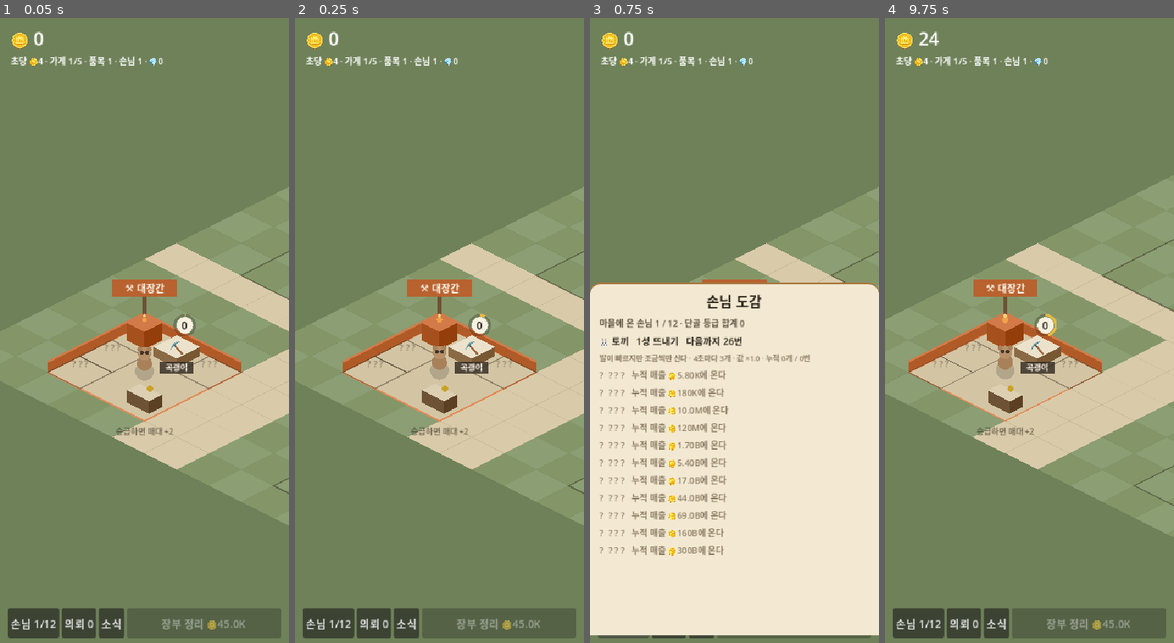
Above: before the commit, frames 1-4 (left to right).
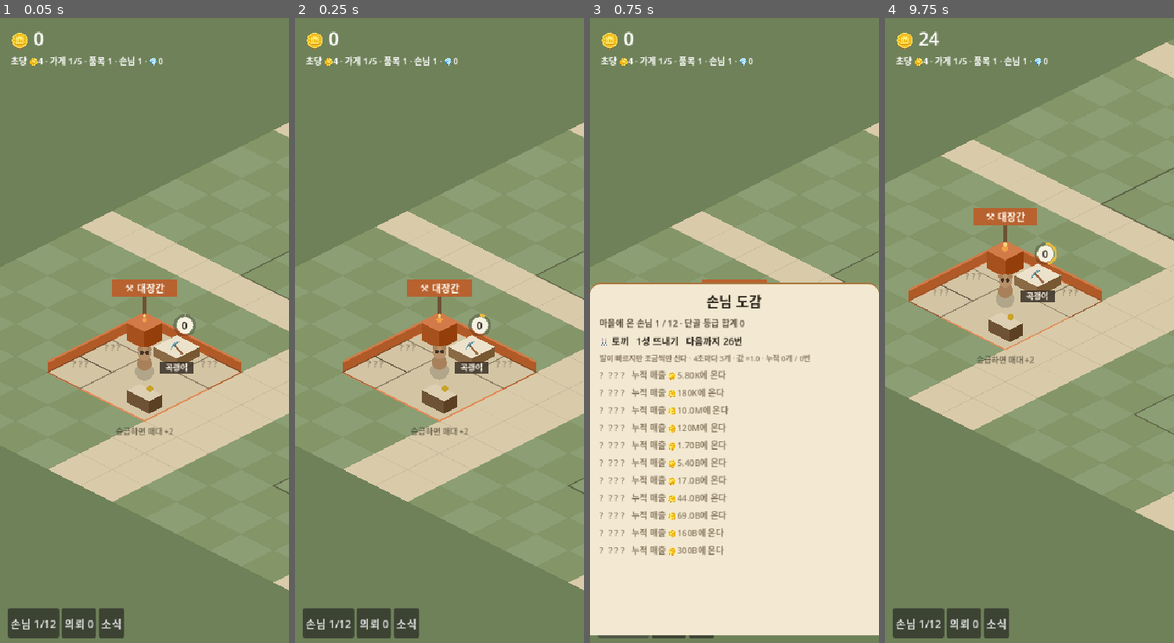
Above: after the commit, the same moments.

Repository: nonexpertchassi-creator/raccoon-hollow
Game: Godot game, scene res://main.tscn
The game is run twice, just before and just after one commit, with the same random seed, the same clock (stepped at 60 frames per second) and the same inputs.
Inputs (mouse positions are in pixels of both pictures, inside the frame that each line leads up to):
- Up to frame 1 (0.05 s): no input
- Up to frame 2 (0.25 s): no input
- Up to frame 3 (0.75 s): click "손님 1/12" at 0.5 s
- Up to frame 4 (9.75 s): click "의뢰 0" at 1.25 s; click "소식" at 2 s; click "손님 1/12" at 2.75 s; click "의뢰 0" at 3.5 s; click "소식" at 4.25 s; click "손님 1/12" at 5 s; click "의뢰 0" at 5.75 s; click "소식" at 6.5 s; tap Enter at 7.25, 8.75 s; move the mouse to (1093, 299) at 7.27 s; click (1093, 299) at 7.42 s; tap Space at 8 s; drag from (971, 361) to (1015, 455) at 8.02 s; move the mouse to (1058, 193) at 8.77 s; click (1058, 193) at 8.92 s; drag from (1015, 455) to (942, 236) at 9.52 s

The runs differ from the first frame. In frame 1, 14% of the frame differs, in the area x 0-100%, y 16-100%; in frame 2, 14%; in frame 3, 4.9%; in frame 4, 37%, in the area x 0-100%, y 3-100%.

Commit message:
시험이 내 저장본을 물려받고 있었다 · 유저 지적 일곱
제일 큰 것부터. 누르기 시험이 "매대를 눌렀는데 안 오른다"로 실패했는데
고장이 아니라 이미 만렙이었다 — 저장이 들어온 뒤로 시험 장면이 main을
얹어 쓰면서 user://save.dat을 같이 읽고 있었다. 스크린샷 찍느라 30분짜리를
돌린 것이 저장됐고, 그 뒤로 시험은 남의 판 위에서 돌고 있었다.
이제 main은 자기가 주인공일 때만 저장본을 읽고 쓴다. 씨앗도 못 박았다
(쥐가 매대 앞에 서 있으면 누름이 그리로 먹혀서 날마다 결과가 달랐다).

화살표가 반만 먹던 것도 원인이 같은 종류였다. 창을 0.3초마다 다시 그리는데
누름과 뗌 사이에 그러면 단추가 사라진다 — Godot은 누른 단추와 뗀 단추가
같아야 눌린 것으로 친다. 뗀 자리가 빈 곳이 되면 그 누름이 지도로 흘러가
창이 닫혔다(유저가 본 그것). 손가락이 닿아 있는 동안은 다시 안 그린다.
레벨업은 '눌렸다' 대신 '누르기 시작했다'에 걸었다.

장부 정리를 뺐다. 꾹 누르기와 '최대' 단추가 생겨 자동 강화가 덜어 주던
수고가 이미 사라졌다. 8시간 셋: 중앙값 1.13T → 1.29T로 오히려 높다.
sim에서 도려내지는 않았다 — 답안지가 깨지고 옛 저장본도 못 읽는다.
살 길만 없앴다.

직원 값 12% → 6%. 기다림을 79%에서 0.7%로 지우는 가장 확실한 한 방을
비싸게 두면, 그 구간 내내 벌 받는 쪽은 사는 사람이다. 중앙값은 그대로인데
손님 열둘이 다 오는 시각이 6:31~6:33으로 모였다(전 6:34~6:45).

마을 밖 두 칸을 더 깔고 카메라도 거기까지 민다. 딱 끝에서 막으면 구석
가게는 영영 화면 구석이다. 창이 열렸으면 그 높이만큼 더 내려간다.

손님이 드나드는 목을 열둘로 늘렸다. 주사위는 화면 전용이다 — sim의
주사위를 굴리면 대조가 그 자리에서 어긋난다.

Co-Authored-By: Claude Opus 5 <noreply@anthropic.com>

Diff:
--- a/godot/main.gd
+++ b/godot/main.gd
@@ -14,7 +14,6 @@
 var panel: ShopPanel
 var sfx: Sfx
 var _layer: CanvasLayer
-var _autobtn: Button
 var _guestbtn: Button
 var _questbtn: Button
 var _newsbtn: Button
@@ -42,6 +41,13 @@
 ## "잠깐 두고 나중에 본다"가 아예 성립하지 않는다.
 const SAVE_PATH := "user://save.dat"
 var _save_acc: float = 0.0
+## 내가 이 판의 주인공인가. 시험 장면(shot·taptest) 안에 얹혀 있을 때는 거짓이다.
+##
+## ★ 이걸 안 가르면 **시험이 남의 저장본을 물려받는다.** 실제로 그랬다 —
+##   30분짜리 스크린샷을 몇 번 찍었더니 저장본이 쌓였고, 그다음부터 누르기
+##   시험이 "매대를 눌렀는데 안 오른다"로 실패했다. 고장이 아니라 이미
+##   만렙이었던 것이다. 시험은 늘 **빈손으로 시작**해야 한다.
+var _standalone: bool = false
 var _away: Variant = null       # 다녀온 동안 번 것 (있으면 창을 띄운다)
 
 func _load() -> Variant:
@@ -81,14 +87,15 @@
 func _notification(what: int) -> void:
 	# 창을 닫거나 화면을 벗어날 때 마지막으로 한 번 더 담는다
 	if what == NOTIFICATION_WM_CLOSE_REQUEST or what == NOTIFICATION_APPLICATION_PAUSED:
-		if sim != null:
+		if sim != null and _standalone:
 			_save()
 
 func _ready() -> void:
 	RenderingServer.set_default_clear_color(Color("6f8159"))
 	sim = Sim.new()
 	rng = Rng.new(int(Time.get_unix_time_from_system()))
-	_away = _load()
+	_standalone = get_parent() == get_tree().root
+	_away = _load() if _standalone else null
 
 	village = Village.new()
 	village.setup(sim)
@@ -133,10 +140,6 @@
 	_newsbtn.text = "소식"
 	_newsbtn.pressed.connect(func(): panel.open_kind("ledger"))
 	bar.add_child(_newsbtn)
-	_autobtn = Button.new()
-	_autobtn.size_flags_horizontal = Control.SIZE_EXPAND_FILL
-	_autobtn.pressed.connect(func(): sim.buy_auto())
-	bar.add_child(_autobtn)
 
 	sfx = Sfx.new()
 	add_child(sfx)
@@ -217,7 +220,7 @@
 	step(delta)
 	village.cam_center = cam.position
 	_save_acc += delta
-	if _save_acc > 5.0:
+	if _standalone and _save_acc > 5.0:
 		_save_acc = 0.0
 		_save()
 
@@ -235,10 +238,6 @@
 		sim.items.size(), sim.guests.size(), int(sim.gems)]
 	_guestbtn.text = "손님 %d/%d" % [sim.guests.size(), Content.GUESTS.size()]
 	_questbtn.text = "의뢰 %d" % sim.quests.size()
-	_autobtn.visible = not sim.auto
-	if not sim.auto:
-		_autobtn.text = "장부 정리 🪙" + Num.fmt(Content.AUTO_COST)
-		_autobtn.disabled = sim.money < Content.AUTO_COST
 	var lines: Array[String] = []
 	for i in range(min(3, sim.events.size())):
 		lines.append("· " + String(sim.events[i].msg))
@@ -408,10 +407,15 @@
 			return
 	panel.close()
 
+## 마을 밖으로는 못 나간다 — 끝없는 초록 벌판이 나오면 길을 잃는다.
+## 다만 **가장자리 두 칸(Iso.EDGE)까지는 넘어갈 수 있다.** 딱 마을 끝에서
+## 막으면 구석 가게는 영영 화면 구석에 붙어 있는다. 창이 열려 있으면
+## 그 높이만큼 더 내려갈 수 있다 — 안 그러면 창 뒤에 깔린 가게를 못 끌어올린다.
 func _clamp_cam() -> void:
 	var lo := Vector2(INF, INF)
 	var hi := Vector2(-INF, -INF)
-	for t in [Vector2i(0, 0), Vector2i(Iso.GW, 0), Vector2i(0, Iso.GH), Vector2i(Iso.GW, Iso.GH)]:
+	for t in [Vector2i(-Iso.EDGE, -Iso.EDGE), Vector2i(Iso.GW + Iso.EDGE, -Iso.EDGE),
+			Vector2i(-Iso.EDGE, Iso.GH + Iso.EDGE), Vector2i(Iso.GW + Iso.EDGE, Iso.GH + Iso.EDGE)]:
 		var p: Vector2 = Iso.w(t.x, t.y)
 		lo = Vector2(minf(lo.x, p.x), minf(lo.y, p.y))
 		hi = Vector2(maxf(hi.x, p.x), maxf(hi.y, p.y))
@@ -419,4 +423,6 @@
 	# 마을이 화면보다 작으면 가운데에 붙여 둔다
 	var c: Vector2 = (lo + hi) * 0.5
 	cam.position.x = c.x if hi.x - lo.x < half.x * 2 else clampf(cam.position.x, lo.x + half.x, hi.x - half.x)
-	cam.position.y = c.y if hi.y - lo.y < half.y * 2 else clampf(cam.position.y, lo.y + half.y - 80, hi.y - half.y + 80)
+	var sheet: float = (absf(panel.offset_top) * 0.5 / cam.zoom.x) if (panel != null and panel.visible) else 0.0
+	cam.position.y = c.y + sheet if hi.y - lo.y < half.y * 2 \
+		else clampf(cam.position.y, lo.y + half.y - 80, hi.y - half.y + 80 + sheet)
--- a/godot/project.godot
+++ b/godot/project.godot
@@ -1,21 +1,19 @@
+; Engine configuration file.
+; It's best edited using the editor UI and not directly,
+; since the parameters that go here are not all obvious.
+;
+; Format:
+;   [section] ; section goes between []
+;   param=value ; assign values to parameters
+
 config_version=5
 
 [application]
 
 config/name="너구리 만물상"
+run/main_scene="res://main.tscn"
 config/features=PackedStringArray("4.7", "GL Compatibility")
-run/main_scene="res://main.tscn"
 
-; ── 화면 ──
-; ★ 이걸 지금 잡아 두는 이유: 나중에 잡으면 화면을 통째로 다시 짜야 한다.
-;   폰마다 가로세로 비율이 다른데(길쭉한 것도 있고 뭉툭한 것도 있다),
-;   기준 크기와 늘리는 방식을 안 정해두면 어떤 폰에서는 글자가 잘리고
-;   어떤 폰에서는 여백만 크다. 그걸 나중에 고치려면 모든 자리를 다시 잰다.
-;
-;   430×932는 요즘 아이폰의 화면 크기다. 이걸 기준으로 두고,
-;   실제 폰이 더 길거나 짧으면 canvas_items 방식으로 늘렸다 줄인다.
-;   expand는 남는 자리를 잘라내지 않고 더 보여준다 — 마을이 조금 더 보일 뿐,
-;   단추가 화면 밖으로 나가지 않는다.
 [display]
 
 window/size/viewport_width=430
@@ -24,13 +22,6 @@
 window/stretch/aspect="expand"
 window/handheld/orientation=1
 
-; ── 손가락 ──
-; 손가락으로 누른 것을 마우스 누름처럼 다뤄준다. 이게 켜져 있어야
-; 지금 짜 둔 누르기·끌기가 폰에서 그대로 돈다(기본값이지만 못 박아 둔다).
-[input_devices]
-
-pointing/emulate_mouse_from_touch=true
-
 [rendering]
 
 renderer/rendering_method="gl_compatibility"
--- a/godot/rules/content.gd
+++ b/godot/rules/content.gd
@@ -1021,7 +1021,7 @@
 	"capAdd": 10.0,
 	"max": 1.0,
 	"costMul": [
-		0.12
+		0.06
 	]
 }
 
--- a/godot/tests/balance.gd
+++ b/godot/tests/balance.gd
@@ -33,9 +33,9 @@
 		if s.can_promote(sh):
 			s.promote(sh)
 			return
-	if s.can_buy_auto():
-		s.buy_auto()
-		return
+	# ★ 장부 정리(자동 강화)는 **안 산다.** 게임에서 뺐기 때문이다.
+	#   여기서만 사면 재는 판과 사람이 노는 판이 달라진다 — 그러면 잰 값이
+	#   아무 말도 안 해준다. (대조 시험 쪽 RunSim은 답안지와 맞춰야 하니 그대로 산다.)
 	if s.can_buy_guard():
 		s.buy_guard()
 		return
--- a/godot/tests/taptest.gd
+++ b/godot/tests/taptest.gd
@@ -17,8 +17,17 @@
 
 	# 돈을 넉넉히 주고 시작한다 — 여기서 보는 건 경제가 아니라 좌표다
 	s.money = 1.0e12
+	# ★ 씨앗을 못 박는다. main은 시계로 씨앗을 잡으므로(사람이 놀 때는 그게 맞다)
+	#   그냥 두면 이 시험은 **돌릴 때마다 다른 판**이 된다.
+	main.rng = Rng.new(7)
+	rng = main.rng
 	for i in range(60 * 4):
 		s.tick(0.25, rng)
+	# ★ 나쁜 놈을 치운다. 누르기는 나쁜 놈이 제일 먼저다(몇 초 안에 사라지니까).
+	#   그래서 쥐가 마침 매대 앞에 서 있으면 매대 누르기가 그리로 먹힌다.
+	#   실제로 이 시험이 그것 때문에 **어떤 날은 통과하고 어떤 날은 실패했다** —
+	#   고장이 아니라 시험이 운에 걸려 있었던 것이다. 나쁜 놈은 5번에서 따로 본다.
+	s.pest = null
 
 	# 1) 매대를 누르면 **그 품목**이 오른다
 	var y: Dictionary = Iso.yard(Iso.YARD_KIND[0], Iso.plot_dim(s, 0))
--- a/godot/view/iso.gd
+++ b/godot/view/iso.gd
@@ -12,6 +12,8 @@
 const TH := 48.0
 const GW := 15
 const GH := 18
+## 마을 바깥으로 더 까는 풀밭 두께(칸). 여기까지는 밀어서 볼 수 있다.
+const EDGE := 2
 
 ## 칸 좌표 → 세계 좌표. 정수는 칸의 모서리다.
 static func w(tx: float, ty: float) -> Vector2:
@@ -32,6 +34,15 @@
 	Vector2i(5, 5),    # 약재상
 ]
 const YARD_KIND := ["A", "B", "D", "C", "C"]
+## 마을 드나드는 목 — 길이 마을 가장자리에 닿는 칸 전부.
+##
+## ★ 예전엔 위쪽 한 곳(6,0)뿐이었다. 그래서 손님이 **늘 같은 데서 같은 줄로**
+##   내려왔다. 길이 여섯 갈래인데 쓰는 목이 하나면 마을이 좁아 보인다.
+const GATES := [
+	Vector2i(5, 0), Vector2i(6, 0), Vector2i(12, 0), Vector2i(13, 0),          # 위
+	Vector2i(5, GH - 1), Vector2i(6, GH - 1), Vector2i(12, GH - 1), Vector2i(13, GH - 1),  # 아래
+	Vector2i(0, 5), Vector2i(0, 11), Vector2i(GW - 1, 5), Vector2i(GW - 1, 11),            # 옆
+]
 const SMALL_T := [Vector2i(7, 7), Vector2i(10, 6), Vector2i(8, 10), Vector2i(11, 9)]
 const DOG_T := Vector2i(14, 9)
 
--- a/godot/view/panel.gd
+++ b/godot/view/panel.gd
@@ -26,6 +26,15 @@
 var _held: String = ""
 var _held_t: float = 0.0
 var _rep_t: float = 0.0
+## 손가락이 창에 닿아 있는 동안은 **다시 그리지 않는다.**
+##
+## ★ 이걸 안 하면 화살표와 갈피가 열 번에 서너 번 안 먹는다.
+##   창은 0.3초마다 통째로 다시 그리는데, 누르는 순간과 떼는 순간 사이에
+##   그 일이 벌어지면 단추가 사라져 버린다. Godot은 **누른 단추와 뗀 단추가
+##   같을 때만** '눌렸다'로 치므로, 사라진 단추는 아무 일도 안 한다.
+##   게다가 뗀 자리가 빈 곳이 되면 그 누름이 지도까지 흘러가 창이 닫힌다 —
+##   유저가 본 "이전 가게를 눌렀는데 창이 닫힌다"가 이것이다.
+var _pressing: bool = false
 
 func _ready() -> void:
 	visible = false
@@ -100,11 +109,16 @@
 	shop_id = ""
 
 func _input(e: InputEvent) -> void:
+	var down: Variant = null
+	if e is InputEventMouseButton and (e as InputEventMouseButton).button_index == MOUSE_BUTTON_LEFT:
+		down = (e as InputEventMouseButton).pressed
+	elif e is InputEventScreenTouch:
+		down = (e as InputEventScreenTouch).pressed
+	if down == null:
+		return
+	_pressing = bool(down)
 	# 어디서 뗐든 꾹 누르기는 끝난다. 단추가 다시 그려지며 사라져도 안전하다.
-	if _held == "" :
-		return
-	if (e is InputEventMouseButton and not (e as InputEventMouseButton).pressed) \
-			or (e is InputEventScreenTouch and not (e as InputEventScreenTouch).pressed):
+	if not _pressing:
 		_held = ""
 
 func _process(delta: float) -> void:
@@ -125,9 +139,10 @@
 					_held = ""
 					break
 			_acc = 1.0                      # 오른 숫자를 바로 보여준다
-	# 돈이 오르면 눌릴 수 있게 된 단추가 생긴다 — 자주 다시 그린다
+	# 돈이 오르면 눌릴 수 있게 된 단추가 생긴다 — 자주 다시 그린다.
+	# 다만 손가락이 닿아 있는 동안은 참는다(위 _pressing 설명).
 	_acc += delta
-	if _acc < 0.3:
+	if _acc < 0.3 or (_pressing and _held == ""):
 		return
 	_acc = 0.0
 	rebuild()
@@ -430,11 +445,21 @@
 		return _btn("최대 Lv.%d 🪙%s" % [int(sim.max_lv(id)), Num.fmt(sim.level_cost_many(id, need))],
 			true, func(): sim.level_up_many(id, need); rebuild())
 	var c: float = sim.level_cost(id)
-	var b: Button = _btn("레벨업 🪙" + Num.fmt(c), sim.money >= c,
-		func(): sim.level_up_many(id, 1); rebuild())
-	if sim.money >= c:
-		# 꾹 누르기는 여기서 시작만 한다 — 끝내는 것은 창이 듣는다(_input)
-		b.button_down.connect(func(): _held = id; _held_t = 0.0; _rep_t = 0.0)
+	var b := Button.new()
+	b.text = "레벨업 🪙" + Num.fmt(c)
+	b.size_flags_horizontal = Control.SIZE_EXPAND_FILL
+	b.disabled = sim.money < c
+	if not b.disabled:
+		# ★ '눌렸다(pressed)'가 아니라 **'누르기 시작했다(button_down)'**에 건다.
+		#   pressed는 누른 단추와 뗀 단추가 같아야 오는데, 꾹 누르는 동안
+		#   창이 다시 그려지면 그 단추는 이미 없다 — 톡 누른 것이 통째로
+		#   사라진다. 시작에 걸면 다시 그려지든 말든 한 단계는 확실히 오른다.
+		b.button_down.connect(func():
+			sim.level_up_many(id, 1)
+			_held = id
+			_held_t = 0.0
+			_rep_t = 0.0
+			_acc = 1.0)
 	return b
 
 ## 일손과 이 가게만의 강화. 둘 다 "한 번 사면 계속 도는 것"이라 같이 둔다.
--- a/godot/view/village.gd
+++ b/godot/view/village.gd
@@ -27,8 +27,12 @@
 var cam_center: Vector2 = Vector2.ZERO
 const WALK := 95.0          # 손님 걸음(세계 px/초)
 const BUY_TIME := 2.3       # 가게 앞에 서 있는 시간
-const ENTRY := Vector2i(6, 0)
-const EXIT := Vector2i(6, 17)
+## 손님이 들어오고 나가는 목은 **매번 고른다**(Iso.GATES).
+## 여기 쓰는 주사위는 화면 전용이다 — sim의 주사위를 한 번이라도 굴리면
+## 대조 시험이 그 자리에서 어긋난다. 화면은 sim을 읽기만 한다.
+var _grng: Rng = Rng.new(20260821)
+func _gate() -> Vector2i:
+	return Iso.GATES[int(_grng.next() * Iso.GATES.size()) % Iso.GATES.size()]
 const LINE_MAX := 4          # 한 가게 앞에 세우는 손님 수
 
 ## 손님이 물어본 것 — "무쇠도끼?" 한 마디가 그 가게 지붕 위에 뜬다.
@@ -89,12 +93,13 @@
 		clerks[idx].busy = 1.4
 		return
 	var door: Vector2i = Iso.door(sim, idx)
-	var path: Array = Iso.route(ENTRY, Iso.nearest_road(door))
+	var enter: Vector2i = _gate()
+	var path: Array = Iso.route(enter, Iso.nearest_road(door))
 	if path.is_empty():
 		return
 	walkers.append({
 		"face": String(sale.guest.face), "shop": idx, "state": "in",
-		"pos": Iso.w(ENTRY.x + 0.5, ENTRY.y + 0.5),
+		"pos": Iso.w(enter.x + 0.5, enter.y + 0.5), "out_gate": _gate(),
 		"path": path, "step": 1, "wait": 0.0, "qwait": 0.0, "empty": empty,
 		"n": int(sale.n), "gain": float(sale.gain),
 	})
@@ -144,7 +149,7 @@
 					if wk.wait >= BUY_TIME:
 						wk.state = "out"
 						line[wk.shop].erase(wk)
-						wk.path = Iso.route(Iso.nearest_road(Iso.door(sim, wk.shop)), EXIT)
+						wk.path = Iso.route(Iso.nearest_road(Iso.door(sim, wk.shop)), wk.out_gate)
 						wk.step = 1
 			"out":
 				if _walk(wk, delta) and wk.step >= wk.path.size():
@@ -513,9 +518,11 @@
 func _draw() -> void:
 	if sim == null:
 		return
-	# 바닥
-	for ty in range(Iso.GH):
-		for tx in range(Iso.GW):
+	# 바닥. 마을 밖으로 두 칸 더 깐다 — **바깥이 있어야 가장자리 가게를
+	# 화면 가운데로 끌어올 수 있다.** 딱 맞게 깔면 끝 칸에서 더는 못 밀고,
+	# 그 가게는 늘 화면 구석에 붙어 있게 된다(줌을 키우면 더 답답하다).
+	for ty in range(-Iso.EDGE, Iso.GH + Iso.EDGE):
+		for tx in range(-Iso.EDGE, Iso.GW + Iso.EDGE):
 			_tile(tx, ty, Iso.is_road(tx, ty))
 
 	# 깊이 순서대로 — 아래 꼭짓점 y가 큰 것이 앞이다
Not shown, changed: PLAN.md
Not shown, changed: content.js
